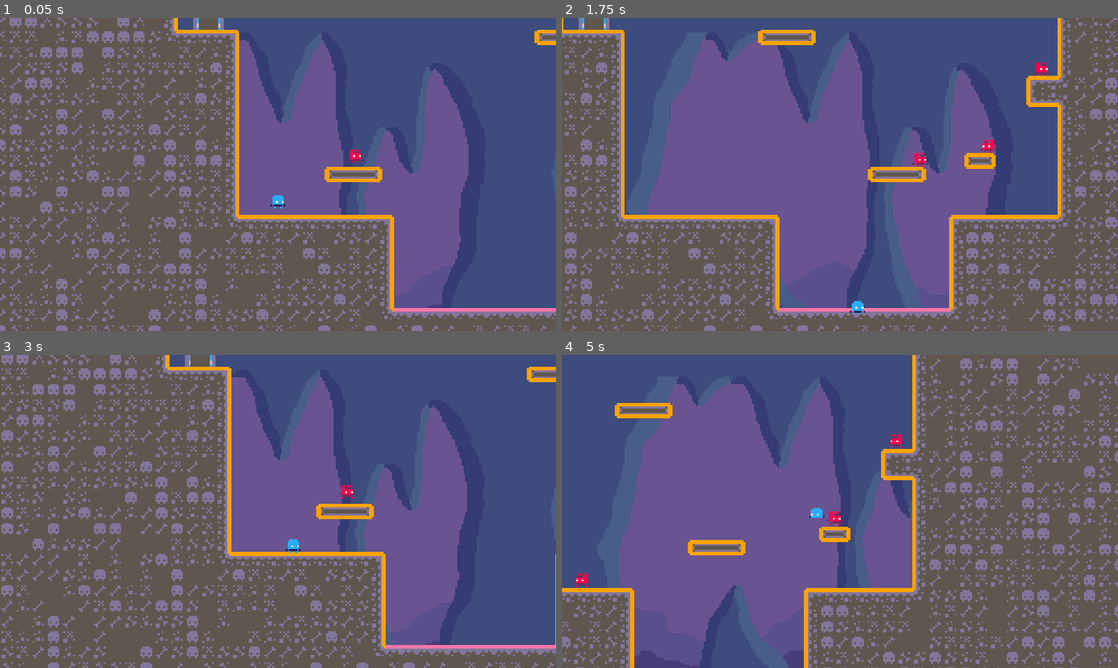
Above: before the commit, frames 1-4 (two rows, left to right).
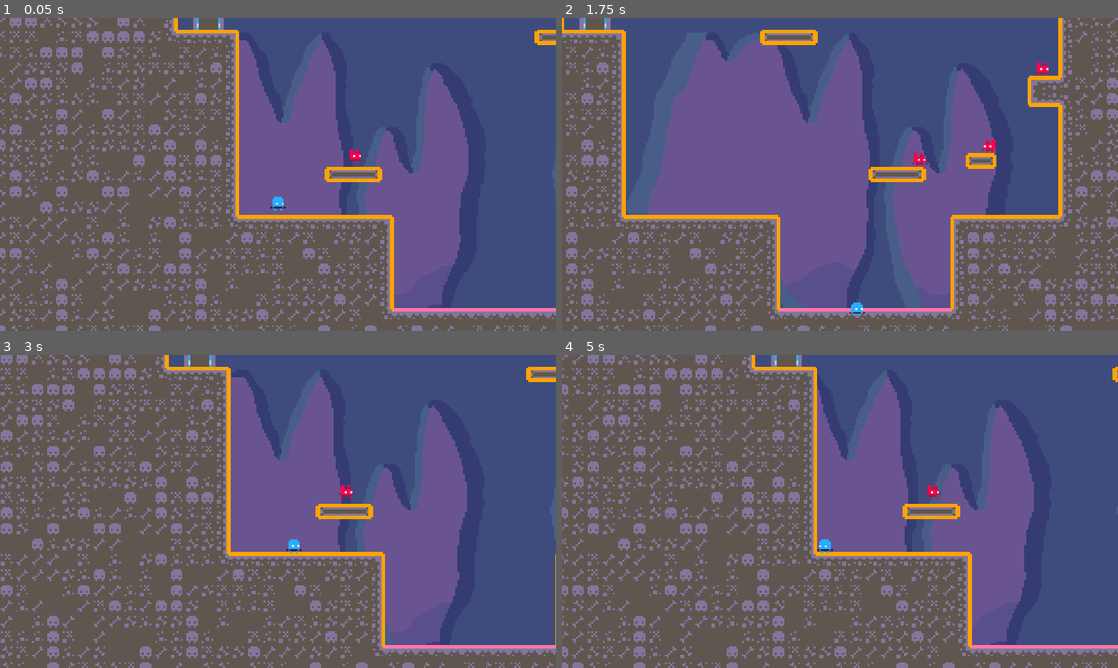
Above: after the commit, the same moments.

Repository: Miles-Miles2/GMTK2024
Game: Godot game, scene res://Scenes/level_4.tscn
The game is run twice, just before and just after one commit, with the same random seed, the same clock (stepped at 60 frames per second) and the same inputs.
Inputs:
- Up to frame 1 (0.05 s): no input
- Up to frame 2 (1.75 s): hold D (move_right) from 0.53 s (still down); tap L (slow_plat) at 0.6 s; tap W (jump) at 0.77, 1.52 s; tap O (speed_plat) at 1.35 s
- Up to frame 3 (3 s): release D (move_right) at 2.03 s; hold A (move_left) 2.03-2.78 s; tap L (slow_plat) at 2.1 s; hold D (move_right) from 2.78 s (still down); tap O (speed_plat) at 2.85 s
- Up to frame 4 (5 s): tap W (jump) at 3.02, 3.77, 4.52 s; tap L (slow_plat) at 3.6 s; release D (move_right) at 4.28 s; hold A (move_left) from 4.28 s (still down); tap O (speed_plat) at 4.35 s

The runs differ from the first frame. In frame 1, less than 0.1% of the frame differs, in the area x 48-52%, y 56-62%; in frame 2, 5.5%; in frame 3, 3.2%; in frame 4, 85%, in the area x 0-100%, y 0-100%.

Commit message:
fixed level 4 door

Diff:
--- a/Scenes/Level_3.tscn
+++ b/Scenes/Level_3.tscn
@@ -18,7 +18,7 @@
 [node name="level_3" type="Node2D"]
 
 [node name="Player" parent="." instance=ExtResource("1_mbebc")]
-position = Vector2(-14, 9)
+position = Vector2(485, 2)
 
 [node name="TileMap" type="TileMap" parent="." groups=["ground"]]
 tile_set = ExtResource("2_p86vd")
@@ -81,12 +81,13 @@
 position = Vector2(509, 0)
 collision_mask = 2
 script = ExtResource("10_cpagp")
+nextScene = "res://Scenes/level_4.tscn"
 
-[node name="complete2" type="AudioStreamPlayer2D" parent="level_3_exit_door"]
+[node name="complete" type="AudioStreamPlayer2D" parent="level_3_exit_door"]
 stream = ExtResource("11_ar1by")
 bus = &"SFX"
 
-[node name="Timer2" type="Timer" parent="level_3_exit_door"]
+[node name="Timer" type="Timer" parent="level_3_exit_door"]
 
 [node name="TilemapPacked" type="Sprite2D" parent="."]
 z_index = -1
@@ -94,3 +95,5 @@
 texture = ExtResource("12_m8hkf")
 region_enabled = true
 region_rect = Rect2(104, 48, 16, 16)
+
+[connection signal="timeout" from="level_3_exit_door/Timer" to="level_3_exit_door" method="_on_timer_timeout"]
--- a/Scenes/exit_door.tscn
+++ b/Scenes/exit_door.tscn
@@ -4,9 +4,11 @@
 [ext_resource type="Texture2D" uid="uid://cg40v0qsasp1a" path="res://Tileset/tilemap_packed.png" id="1_yuege"]
 
 [sub_resource type="RectangleShape2D" id="RectangleShape2D_fc3cj"]
-size = Vector2(16, 8)
+size = Vector2(16, 2)
 
 [node name="exit_door" type="Area2D"]
+collision_layer = 2
+collision_mask = 2
 script = ExtResource("1_21kud")
 nextScene = "res://Scenes/level_6.tscn"
 
@@ -16,7 +18,7 @@
 region_rect = Rect2(104, 48, 16, 16)
 
 [node name="CollisionShape2D" type="CollisionShape2D" parent="."]
-position = Vector2(0, 2)
+position = Vector2(0, 7)
 shape = SubResource("RectangleShape2D_fc3cj")
 
 [connection signal="body_entered" from="." to="." method="_on_body_entered"]
--- a/Scenes/level_2.tscn
+++ b/Scenes/level_2.tscn
@@ -8,7 +8,6 @@
 [ext_resource type="PackedScene" uid="uid://dbtjv0mgurp8l" path="res://Scenes/Platform copy.tscn" id="7_82weu"]
 [ext_resource type="Script" path="res://Scripts/platform_VERTICAL.gd" id="8_hk6r5"]
 [ext_resource type="PackedScene" uid="uid://c44y78f8gw8m8" path="res://Scenes/exit_door.tscn" id="8_smppj"]
-[ext_resource type="Script" path="res://Scripts/exit_door.gd" id="9_nkv84"]
 [ext_resource type="AudioStream" uid="uid://d1eqxr63vwksx" path="res://Audio/SFX/Level_complete SFX.mp3" id="10_qyjai"]
 
 [node name="Node2D" type="Node2D"]
@@ -72,7 +71,6 @@
 position = Vector2(107, -128)
 scale = Vector2(1.2, 1)
 collision_mask = 2
-script = ExtResource("9_nkv84")
 nextScene = "res://Scenes/Level_3.tscn"
 
 [node name="complete" type="AudioStreamPlayer2D" parent="exit_door"]
@@ -82,5 +80,4 @@
 [node name="Timer" type="Timer" parent="exit_door"]
 wait_time = 1.5
 
-[connection signal="body_entered" from="exit_door" to="exit_door" method="_on_body_entered"]
 [connection signal="timeout" from="exit_door/Timer" to="exit_door" method="_on_timer_timeout"]
--- a/Scenes/level_4.tscn
+++ b/Scenes/level_4.tscn
@@ -11,14 +11,13 @@
 [ext_resource type="PackedScene" uid="uid://c44y78f8gw8m8" path="res://Scenes/exit_door.tscn" id="9_u3l80"]
 [ext_resource type="AudioStream" uid="uid://d1eqxr63vwksx" path="res://Audio/SFX/Level_complete SFX.mp3" id="10_mmpyt"]
 
-
-[sub_resource type="RectangleShape2D" id="RectangleShape2D_4trd1"]
-size = Vector2(88, 5)
+[sub_resource type="RectangleShape2D" id="RectangleShape2D_uq1ah"]
+size = Vector2(88, 6)
 
 [node name="level_4" type="Node2D"]
 
 [node name="Player" parent="." instance=ExtResource("1_4pn80")]
-position = Vector2(20, -4)
+position = Vector2(20, -3)
 
 [node name="TileMap" type="TileMap" parent="." groups=["ground"]]
 tile_set = ExtResource("2_5u3e6")
@@ -72,8 +71,8 @@
 [node name="killzone" parent="." instance=ExtResource("8_2jxm1")]
 
 [node name="CollisionShape2D" type="CollisionShape2D" parent="killzone"]
-position = Vector2(124, 48)
-shape = SubResource("RectangleShape2D_4trd1")
+position = Vector2(124, 47)
+shape = SubResource("RectangleShape2D_uq1ah")
 
 [node name="exit_door" parent="." instance=ExtResource("9_u3l80")]
 position = Vector2(-16, -104)
--- a/Scenes/player.tscn
+++ b/Scenes/player.tscn
@@ -109,7 +109,7 @@
 
 [node name="Player" type="CharacterBody2D" groups=["player"]]
 z_index = 1
-collision_layer = 3
+collision_layer = 2
 script = ExtResource("1_4gsat")
 
 [node name="AnimatedSprite2D" type="AnimatedSprite2D" parent="."]
--- a/Scripts/exit_door.gd
+++ b/Scripts/exit_door.gd
@@ -7,7 +7,6 @@
 
 func _ready():
 	player = get_tree().get_nodes_in_group("player")[0]
-	print(player)
 
 
 func _on_body_entered(body):
--- a/Scripts/killzone copy.gd
+++ b/Scripts/killzone copy.gd
@@ -17,9 +17,3 @@
 func _on_timer_timeout():
 	Engine.time_scale = 1.0
 	get_tree().reload_current_scene()
-
-
-
-
-func _on_ground_check_body_exited(body: Node2D) -> void:
-	pass # Replace with function body.
Not shown: 1 places in Scenes/level_2.tscn that only renumber resources
Not shown: 1 places in Scenes/level_5.tscn that only renumber resources
